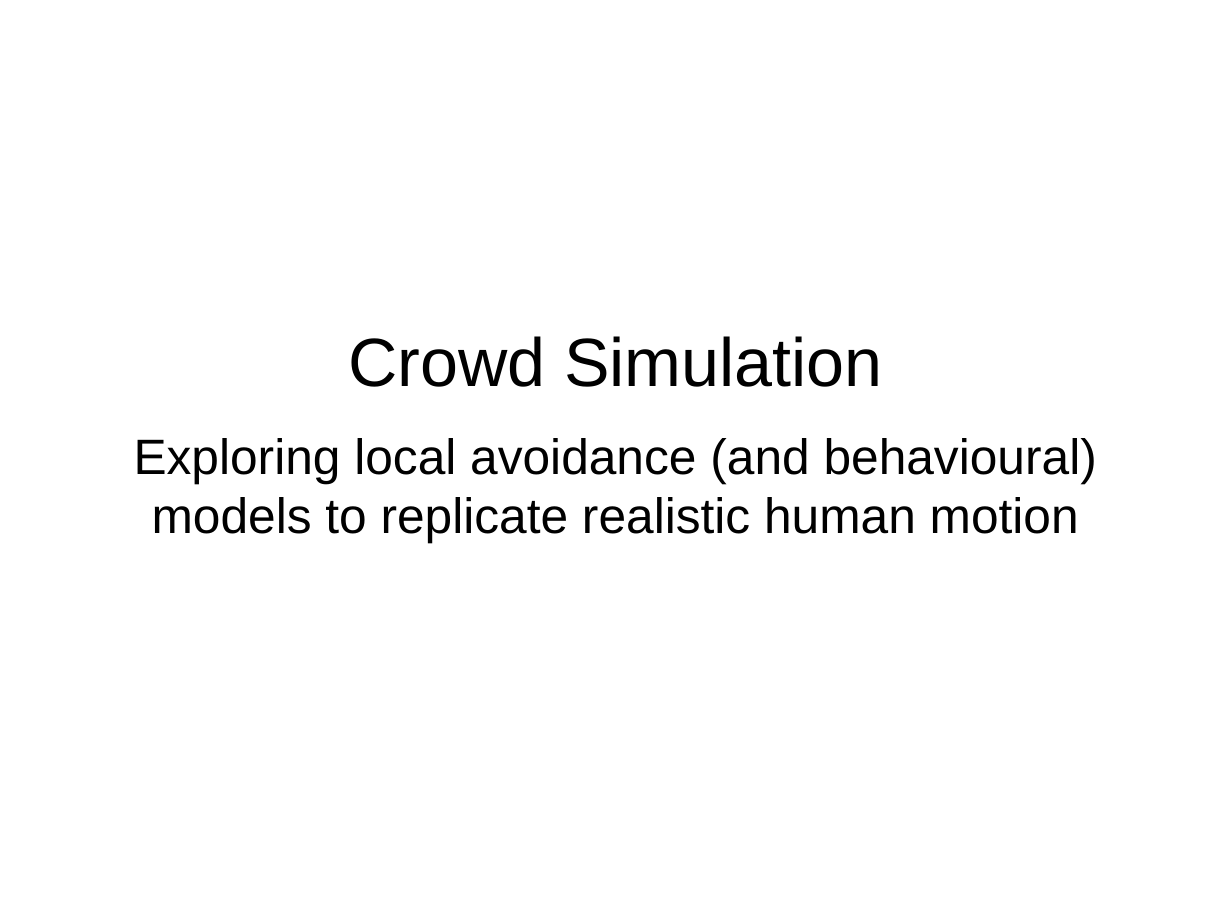
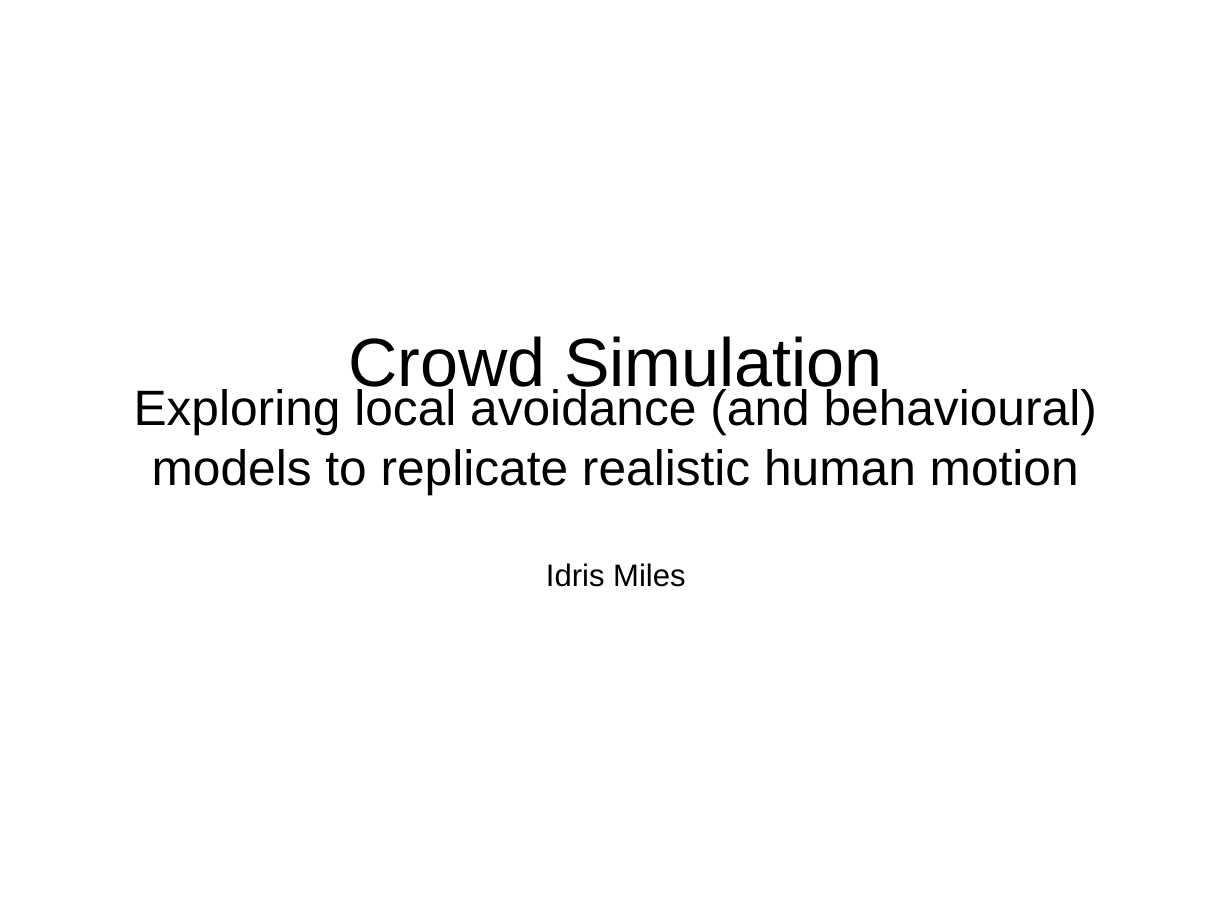
Before and after one commit to IdrisMiles/Reciprocal-Velocity-Obstacles, a slide deck: slide 1 of writeUp/initial_presentation.odp. Drawn at 1232x924 pixels with LibreOffice and Linux fonts; fonts in the diff are those of the drawing; background and template pictures are left out. Boxes give left, top, right and bottom in pixels: in the first picture for what was removed or moved away, otherwise in the second. Text is boxed around its words. In the diff, an @@ line names an element or a change of style, - is before the commit and + after.

```diff
--- a/writeUp/initial_presentation.odp
+++ b/writeUp/initial_presentation.odp
@@ subtitle at bbox=[546, 563, 686, 587]: paragraph added @@
+Idris Miles
```
Also in this commit, not shown: 2 other slides changed, 10 other files.
